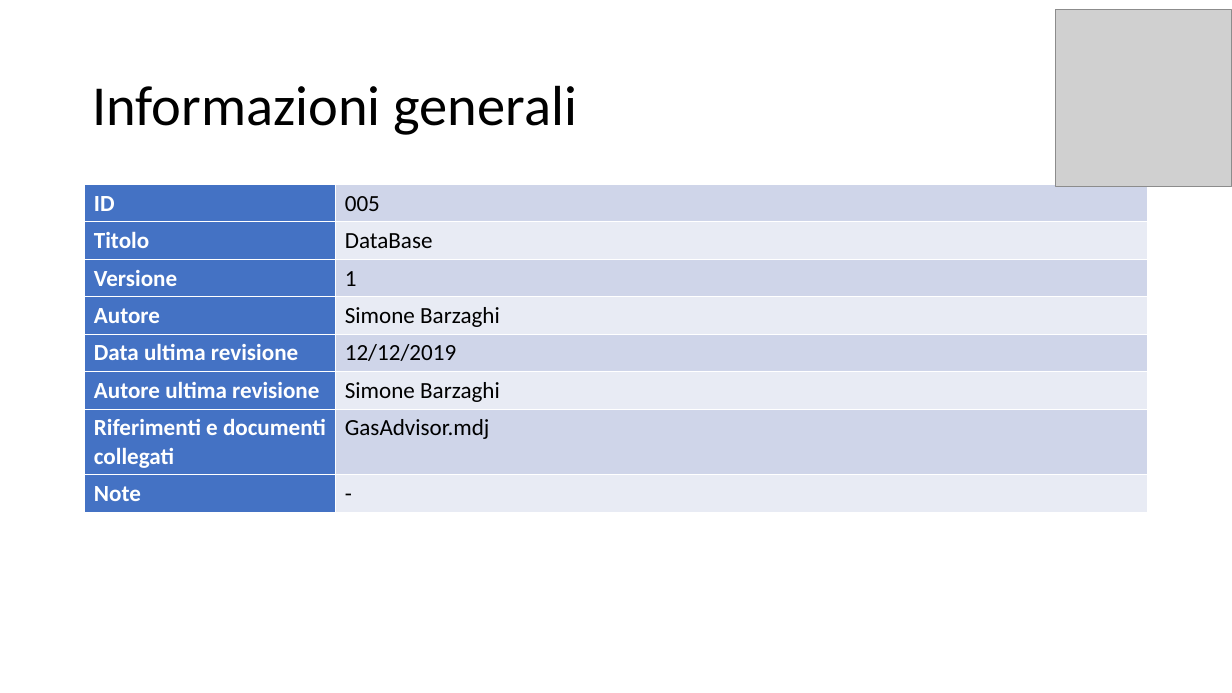
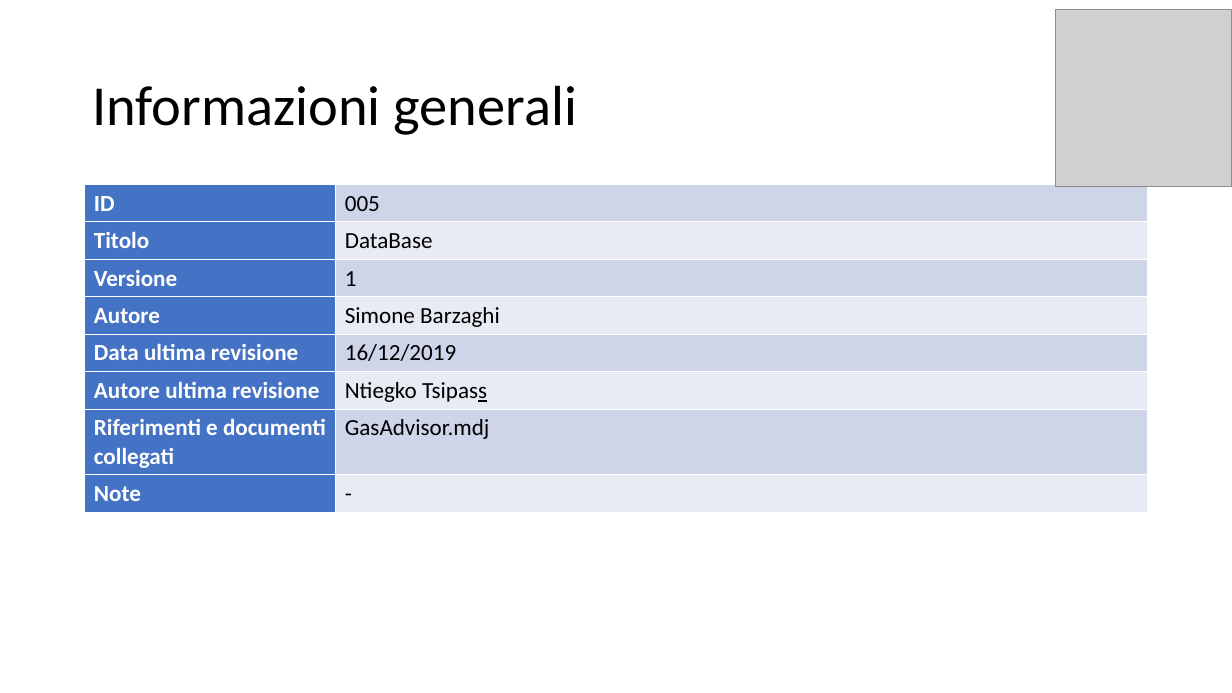
Before and after one commit to itsar19-20/gas, a slide deck: slide 2 of docs/analisi/Template use case/Template Use Case - Gestione DB.pptx. Drawn at 1232x693 pixels with LibreOffice and Linux fonts; fonts in the diff are those of the drawing; grey boxes stand for pictures. Boxes give left, top, right and bottom in pixels: in the first picture for what was removed or moved away, otherwise in the second. Text is boxed around its words. In the diff, an @@ line names an element or a change of style, - is before the commit and + after.

```diff
--- a/docs/analisi/Template use case/Template Use Case - Gestione DB.pptx
+++ b/docs/analisi/Template use case/Template Use Case - Gestione DB.pptx
@@ table at [85, 185, 1148, 512] @@
-row 5, column 2: 12/12/2019
+row 5, column 2: 16/12/2019
-row 6, column 2: Simone Barzaghi
+row 6, column 2: Ntiegko Tsipass
```
Also in this commit, not shown: 1 other slide changed.
